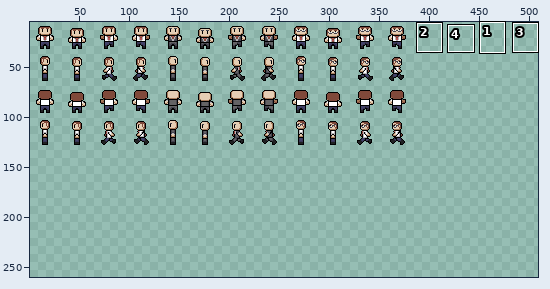
Pixel-art file: Assets/Textures/CharacterSpritesheet.aseprite. Above: a wide view before the commit, with the close-up outlined.
Close-up. First the earlier version:
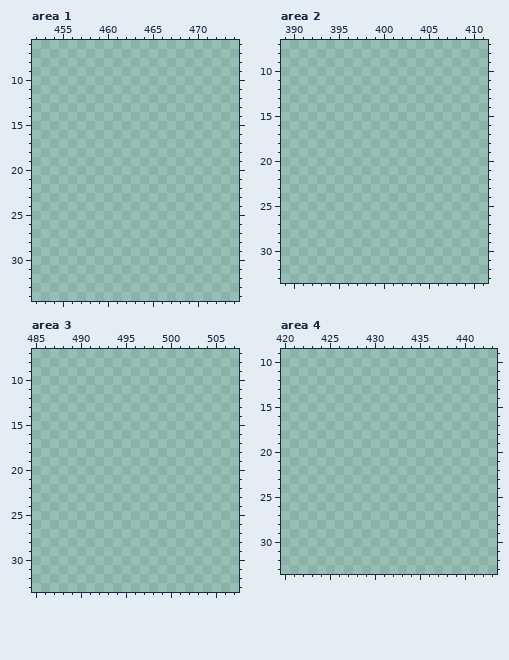
512x512 pixels, 1 frame. Shown: area 1: x 452..474, y 6..34; area 2: x 389..411, y 7..33; area 3: x 485..507, y 7..33; area 4: x 420..443, y 9..33. The wide view leaves out empty margins. The commit also changed other parts of the picture, which this record leaves out.
Palette (. is transparent): 
New version:
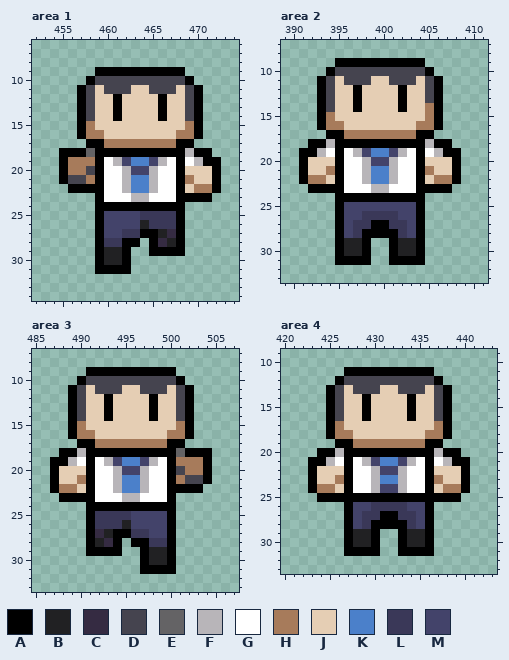
Colours new in this view: A #000000  B #212123  C #352b42  D #45444f  E #646365  F #b8b5b9  G #ffffff  H #a77b5b  J #e5ceb4  K #4b80ca  L #3a3858  M #43436a
Edits made:
Changed rows in their new state; - is an unchanged pixel.
Area 1:
first column x 455:
 9 ----AAAAAAAAAA----
10 ---ADDDDDDDDDDA---
11 --ADJDDDJJDDDJDA--
12 --ADJJAJJJJAJJDA--
13 --ADJJAJJJJAJJDA--
14 --ADJJAJJJJAJJDA--
15 --AHJJJJJJJJJJHA--
16 --AHHJJJJJJJJHHA--
17 ---AAHHHHHHHHAA---
18 AAAEAAAAAAAAAAFAA-
19 AHHHAGFMKKMFGAGFAA
20 AHHDAGGFMMFGGAJJJA
21 ADDHAGGFKKFGGAHJJA
22 -AAAAGGFKKFGGAJHHA
23 ----AGGGFFGGGAAAA-
24 ----AAAAAAAAAA----
25 ----AMMMMLLLLA----
26 ----AMMMMBLLLA----
27 ----AMMLLAABCA----
28 ----ALLAA-ACBA----
29 ----ABBA--AAAA----
30 ----ABBA----------
31 ----AAAA----------
Area 2:
first column x 391:
 9 ----AAAAAAAAAA----
10 ---ADDDDDDDDDDA---
11 --ADJDDDJJDDDJDA--
12 --ADJJAJJJJAJJDA--
13 --ADJJAJJJJAJJDA--
14 --ADJJAJJJJAJJHA--
15 --AHJJJJJJJJJJHA--
16 --AHHJJJJJJJJHHA--
17 ---AAHHHHHHHHAA---
18 -AAFAAAAAAAAAAFAA-
19 AAFGAGFMKKMFGAGFAA
20 AJJJAGGFMMFGGAJJJA
21 AJJHAGGFKKFGGAHJJA
22 AHHJAGGFKKFGGAJHHA
23 -AAAAGGGFFGGGAAAA-
24 ----AAAAAAAAAA----
25 ----AMMMMMMMMA----
26 ----AMMLLLLMMA----
27 ----AMLLAALLMA----
28 ----AMLAAAALMA----
29 ----ABBA--ABBA----
30 ----ABBA--ABBA----
31 ----AAAA--AAAA----
Area 3:
first column x 487:
 9 ----AAAAAAAAAA----
10 ---ADDDDDDDDDDA---
11 --ADJDDDJJDDDJDA--
12 --ADJJAJJJJAJJDA--
13 --ADJJAJJJJAJJDA--
14 --ADJJAJJJJAJJDA--
15 --AHJJJJJJJJJJHA--
16 --AHHJJJJJJJJHHA--
17 ---AAHHHHHHHHAA---
18 -AAFAAAAAAAAAAEAAA
19 AAFGAGFMKKMFGAHHHA
20 AJJJAGGFMMFGGADHHA
21 AJJHAGGFKKFGGAHDDA
22 AHHJAGGFKKFGGAAAA-
23 -AAAAGGGFFGGGA----
24 ----AAAAAAAAAA----
25 ----ALLLLMMMMA----
26 ----ALLLBMMMMA----
27 ----ACBAALLMMA----
28 ----ABCA-AALLA----
29 ----AAAA--ABBA----
30 ----------ABBA----
31 ----------AAAA----
Area 4:
first column x 423:
11 ----AAAAAAAAAA----
12 ---ADDDDDDDDDDA---
13 --ADJDDDJJDDDJDA--
14 --ADJJAJJJJAJJDA--
15 --ADJJAJJJJAJJDA--
16 --ADJJAJJJJAJJDA--
17 --AHJJJJJJJJJJHA--
18 --AHHJJJJJJJJHHA--
19 ---AAHHHHHHHHAA---
20 -AAFAAAAAAAAAAFAA-
21 AAFGAGFMKKMFGAGFAA
22 AJJJAGGFMMFGGAJJJA
23 AJJHAGGFKKFGGAHJJA
24 AHHJAGGFMMFGGAJHHA
25 -AAAAAAAAAAAAAAAA-
26 ----AMMLLLLMMA----
27 ----AMLLAALLMA----
28 ----AMLAAAALMA----
29 ----ABBA--ABBA----
30 ----ABBA--ABBA----
31 ----AAAA--AAAA----
